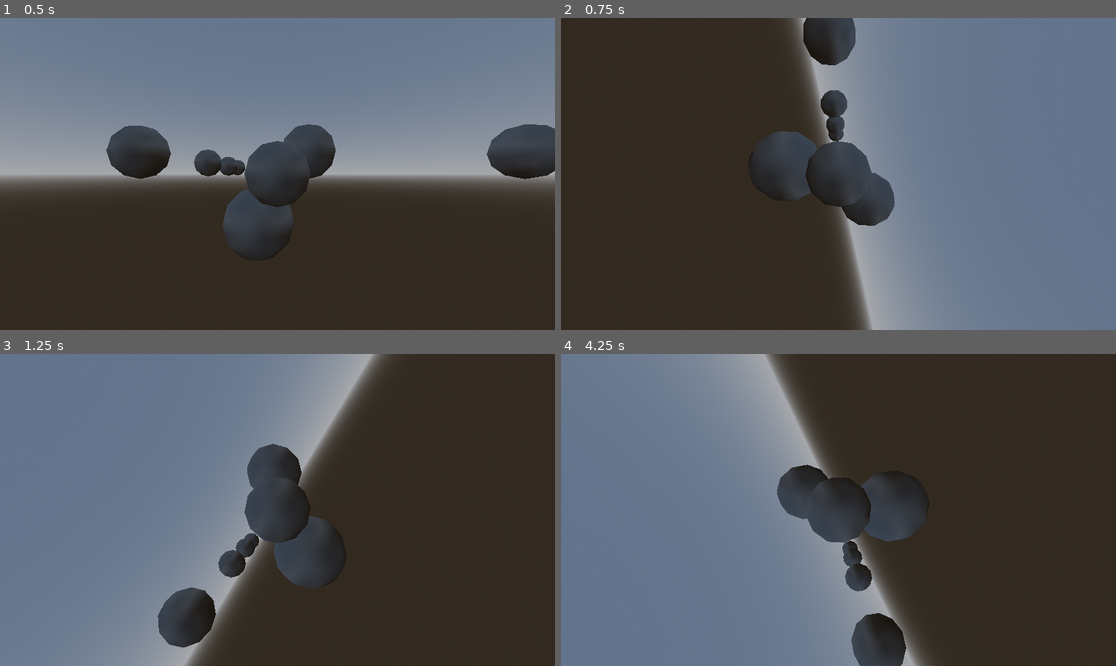
Above: before the commit, frames 1-4 (two rows, left to right).
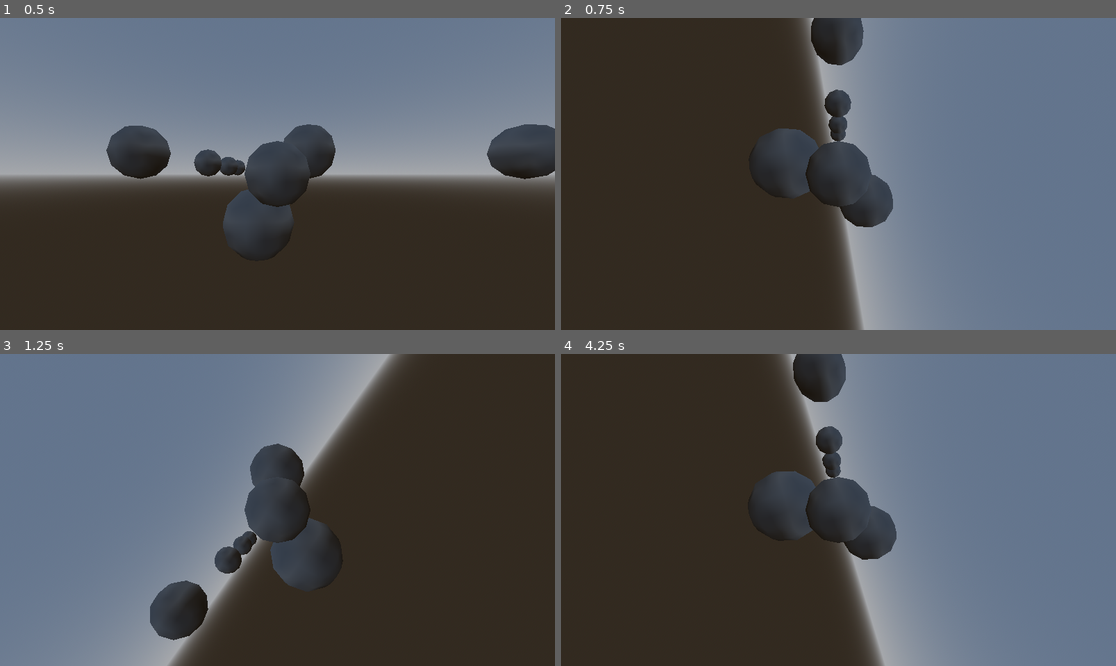
Above: after the commit, the same moments.

Repository: Kubota-Productions/SubmarineGodotConversion
Game: Godot game, scene res://Devscene.tscn
The game is run twice, just before and just after one commit, with the same random seed, the same clock (stepped at 60 frames per second) and the same inputs.
Inputs (mouse positions are in pixels of both pictures, inside the frame that each line leads up to):
- Up to frame 1 (0.5 s): no input
- Up to frame 2 (0.75 s): tap Enter (ui_accept) at 0.5 s; move the mouse to (960, 158) at 0.52 s; hold D (move_right) from 0.53 s (still down); hold Y (manual_roll) from 0.53 s (still down)
- Up to frame 3 (1.25 s): keep holding D (move_right); keep holding Y (manual_roll); tap Enter (ui_accept) at 0.77 s
- Up to frame 4 (4.25 s): move the mouse to (727, 525) at 1.27 s; release D (move_right) at 1.28 s; release Y (manual_roll) at 1.28 s; hold S (move_down) 1.28-2.03 s; right-click (727, 525) at 1.35 s; tap Enter (ui_accept) at 1.52, 3.02, 3.77 s; move the mouse to (894, 441) at 2.02 s; hold D (move_right) 2.03-2.78 s; hold U (speed_boost) 2.03-2.78 s; move the mouse to (810, 572) at 2.77 s; hold W (move_up) 2.78-3.53 s; tap Y (manual_roll) at 2.85 s; move the mouse to (1005, 556) at 3.52 s; hold A (move_left) from 3.53 s (still down); right-click (1005, 556) at 3.6 s

Frame 1 is identical in both runs. In frame 2, 2.2% of the frame differs, in the area x 37-61%, y 0-100%; in frame 3, 4.0%; in frame 4, 96%, in the area x 0-100%, y 0-100%.
Error in both runs: Invalid type in utility function "deg_to_rad()". Cannot convert argument 1 from Nil to float. (res://MouseFlightController.gd:72)

Commit message:
latest submerin

Diff:
--- a/Devscene.tscn
+++ b/Devscene.tscn
@@ -1,8 +1,10 @@
-[gd_scene load_steps=9 format=3 uid="uid://crkjpacfx7i28"]
+[gd_scene load_steps=11 format=3 uid="uid://crkjpacfx7i28"]
 
 [ext_resource type="Script" uid="uid://dj8xggu1fxjl2" path="res://SubmarineController.gd" id="1_bl0r7"]
 [ext_resource type="Script" uid="uid://bgwj6td8n0tte" path="res://GameManager.gd" id="2_0mg8o"]
 [ext_resource type="Script" uid="uid://dfja1pvkmo3nk" path="res://MouseFlightController.gd" id="2_kw7hd"]
+[ext_resource type="Script" uid="uid://bf28nf1qc0dy3" path="res://mouseaim.gd" id="3_ie6cn"]
+[ext_resource type="Script" uid="uid://d3fa8cinq06tt" path="res://camrig.gd" id="4_6smkg"]
 
 [sub_resource type="Curve" id="Curve_474vp"]
 _data = [Vector2(0, 0.5), 0.0, 0.0, 0, 0, Vector2(1, 1), 0.0, 0.0, 0, 0]
@@ -51,8 +53,10 @@
 
 [node name="Mouseaim" type="Node3D" parent="submarine/Submarinecamerarig"]
 transform = Transform3D(1, 0, 0, 0, 1, 0, 0, 0, 1, 0, 0, -0.124091)
+script = ExtResource("3_ie6cn")
 
 [node name="Camrig" type="Node3D" parent="submarine/Submarinecamerarig"]
+script = ExtResource("4_6smkg")
 
 [node name="Camera3D" type="Camera3D" parent="submarine/Submarinecamerarig/Camrig"]
 transform = Transform3D(1, 0, 0, 0, 1, 0, 0, 0, 1, 0, 0, 3.07082)
--- a/MouseFlightController.gd
+++ b/MouseFlightController.gd
@@ -77,7 +77,7 @@
 
 	# Smoothly rotate camera rig towards mouse aim
 	var target_rotation = camera_rig.global_transform.looking_at(mouse_aim.global_transform.origin, up_vec)
-	camera_rig.global_transform.basis = damp(camera_rig.global_transform.basis, target_rotation.basis, cam_smooth_speed, delta)
+	camera_rig.global_transform_basis = damp(camera_rig.global_transform_basis, target_rotation.basis, cam_smooth_speed, delta)
 
 func get_frozen_mouse_aim_pos() -> Vector3:
 	if mouse_aim:
--- /dev/null
+++ b/camrig.gd
@@ -0,0 +1,5 @@
+extends Node3D
+@export var global_transform_basis = global_transform.basis
+
+func _physics_process(delta: float) -> void:
+	global_transform_basis = global_transform.basis
--- /dev/null
+++ b/mouseaim.gd
@@ -0,0 +1,8 @@
+extends Node3D
+#var mouse_sensitivity = 0.1
+#func _unhandled_input(event: InputEvent) -> void:
+	#if event is InputEventMouseMotion:
+		#var mouse_x = event.relative.x * mouse_sensitivity
+		#var mouse_y = -event.relative.y * mouse_sensitivity
+		#global_rotation.x += mouse_y
+		#global_rotation.y += mouse_x
Not shown, added: camrig.gd.uid
Not shown, added: mouseaim.gd.uid
